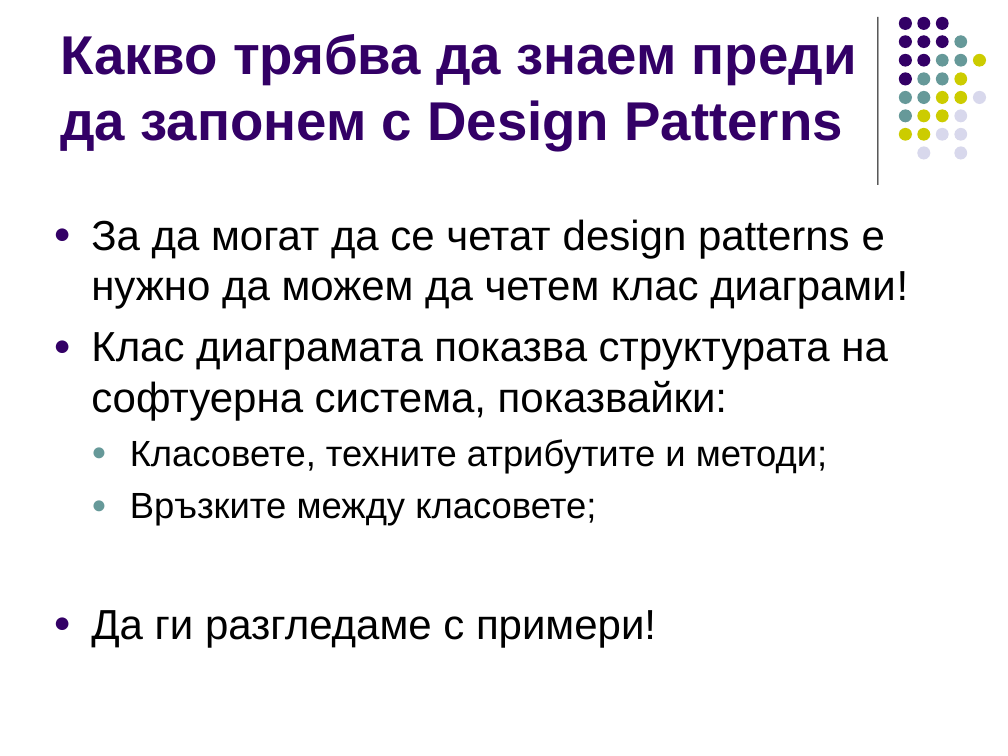
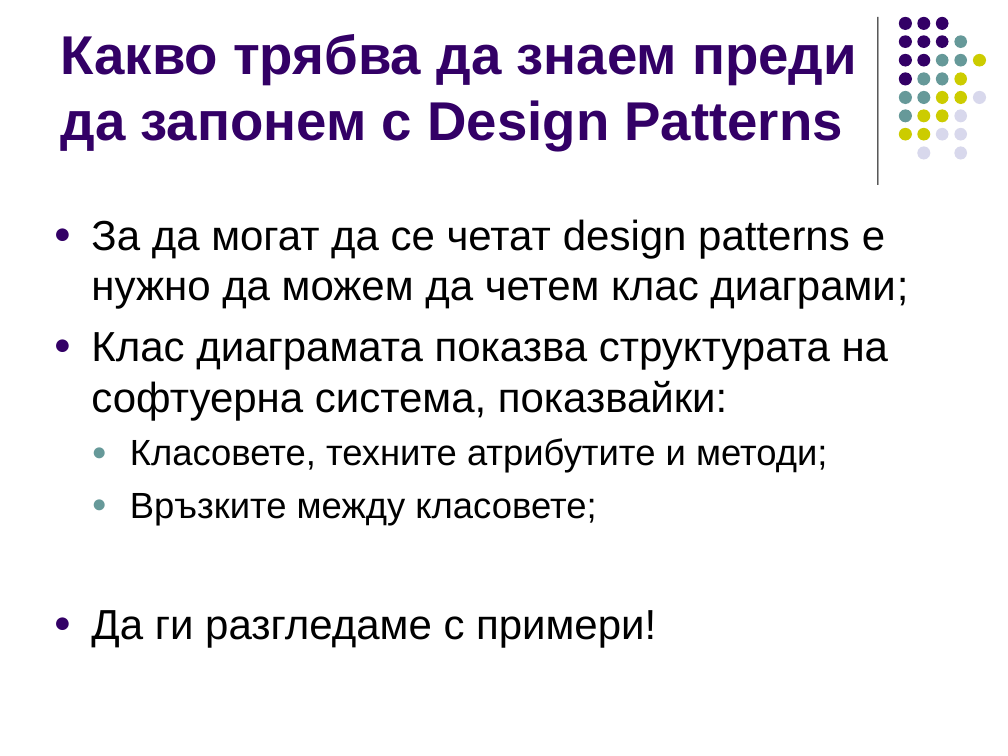
Before and after one commit to ivorusev/startup-factory-java-course, a slide deck: slide 3 of slides/7-Design-Patterns.ppt. Drawn at 1008x756 pixels with LibreOffice and Linux fonts; fonts in the diff are those of the drawing. Boxes give left, top, right and bottom in pixels: in the first picture for what was removed or moved away, otherwise in the second. Text is boxed around its words. In the diff, an @@ line names an element or a change of style, - is before the commit and + after.

```diff
--- a/slides/7-Design-Patterns.ppt
+++ b/slides/7-Design-Patterns.ppt
@@ text at <box>91,219,908,309</box>: text changed @@
-● За да могат да се четат design patterns е нужно да можем да четем клас диаграми!
+● За да могат да се четат design patterns е нужно да можем да четем клас диаграми;
```
Also in this commit, not shown: 3 other slides changed, 5 slides added, 2 slides removed, 1 other file.
